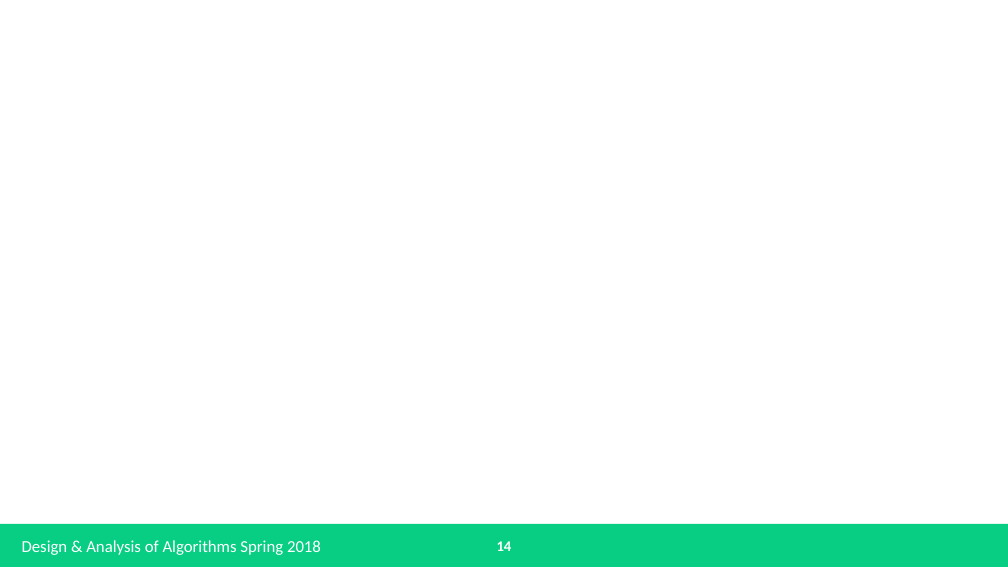
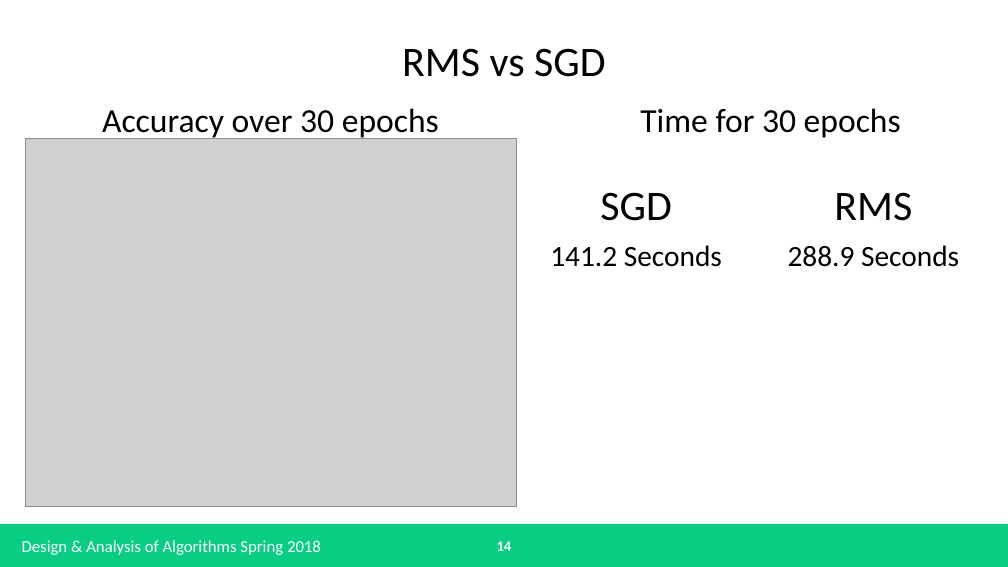
Before and after one commit to bryangreener/School, a slide deck: slide 14 of Spring 2018/Design and Analysis of Algorithms/Research Project/Presentation/Presentation.pptx. Drawn at 1008x567 pixels with LibreOffice and Linux fonts; fonts in the diff are those of the drawing; grey boxes stand for pictures. Boxes give left, top, right and bottom in pixels: in the first picture for what was removed or moved away, otherwise in the second. Text is boxed around its words. In the diff, an @@ line names an element or a change of style, - is before the commit and + after.

Commit message:
Finish presentation powerpoint

```diff
--- a/Spring 2018/Design and Analysis of Algorithms/Research Project/Presentation/Presentation.pptx
+++ b/Spring 2018/Design and Analysis of Algorithms/Research Project/Presentation/Presentation.pptx
@@ text added at (402,48,606,77), 40 pt, text #000000 @@
+RMS vs SGD
@@ text added at (102,108,439,141), 32 pt, text #000000 @@
+Accuracy over 30 epochs
@@ text added at (640,108,901,138), 32 pt, text #000000 @@
+Time for 30 epochs
@@ picture added at (25,138,516,507) @@
@@ table added at (516,176,991,351), 2 rows, 2 columns @@
+SGD | RMS
+141.2 Seconds | 288.9 Seconds
```
Also in this commit, not shown: 8 other slides changed, 2 slides removed, 17 other files.
